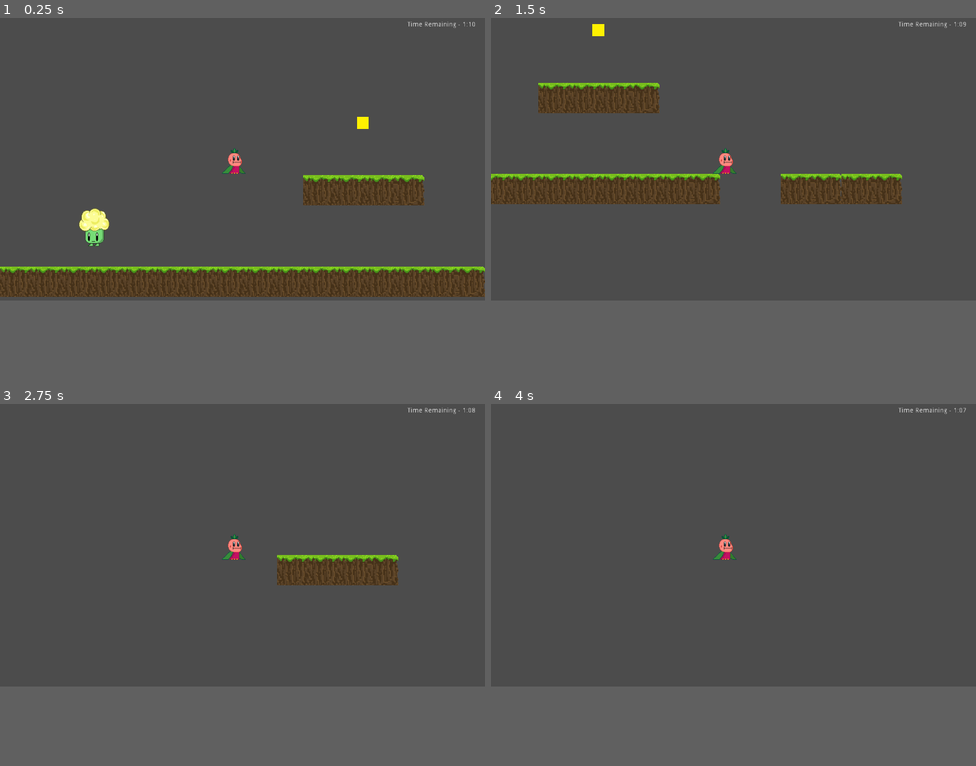
Above: before the commit, frames 1-4 (two rows, left to right).
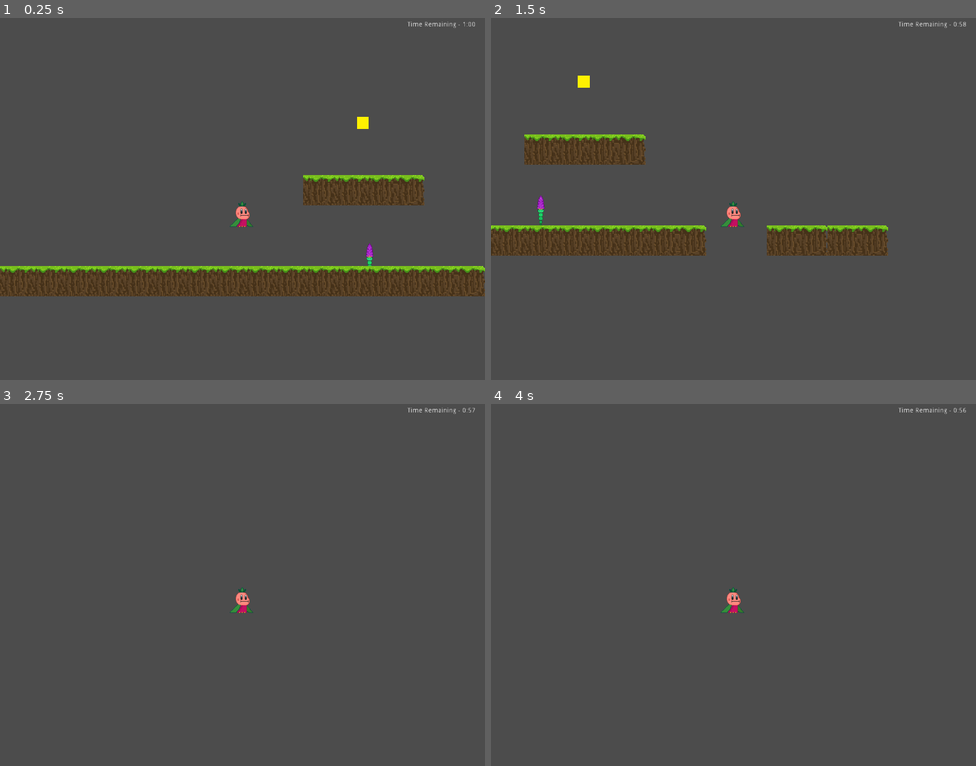
Above: after the commit, the same moments.

Repository: amaalabdi/Glib
Game: Godot game, scene res://example.tscn
Two runs of this game, one before a commit and one after it. Both use one fixed random seed, a clock stepped at 60 frames per second and the inputs below.
Inputs:
- Up to frame 1 (0.25 s): no input
- Up to frame 2 (1.5 s): hold Right (ui_right) from 0.53 s (still down); tap Up (ui_up) at 0.77 s
- Up to frame 3 (2.75 s): tap Up (ui_up) at 1.52 s; release Right (ui_right) at 2.03 s; hold Left (ui_left) from 2.03 s (still down)
- Up to frame 4 (4 s): release Left (ui_left) at 2.78 s; hold Right (ui_right) from 2.78 s (still down); tap Up (ui_up) at 3.02, 3.77 s; tap Enter at 3.5 s
In our replay, the window is 800x469 before the commit and 800x600 after it. These sizes can differ from the game's own. Grey fills any space a smaller window leaves; there, only what the larger window draws over its background counts as a difference.

The runs differ from the first frame. In frame 1, 1.3% of the frame differs, in the area x 0-100%, y 1-78%; in frame 2, 17%, in the area x 0-98%, y 1-66%; in frame 3, 2.4%; in frame 4, 0.4%.

Commit message:
Add files via upload
Added new enemy the goes underground and shoots up where the character is.

Diff:
--- /dev/null
+++ b/Glib/DelayTimer.gd
@@ -0,0 +1,3 @@
+extends Timer
+func StartDelayTimer():
+	start()
--- /dev/null
+++ b/Glib/DigTimer.gd
@@ -0,0 +1,7 @@
+extends Timer
+func startdigging():
+	wait_time = randf()
+	if(wait_time >= 0.5):
+		start()
+	else:
+		startdigging()
--- /dev/null
+++ b/Glib/DigUpTimer.gd
@@ -0,0 +1,3 @@
+extends Timer
+func startdiggingup():
+	start()
--- /dev/null
+++ b/Glib/Enemy2.gd
@@ -0,0 +1,16 @@
+extends KinematicBody2D
+var gravity = Vector2(0,1)
+var floors = Vector2(0,-1)
+signal delay
+func _physics_process(delta):
+	move_and_slide(gravity,floors)
+	if(!is_on_floor()):
+		for x in range (0,10000):
+			gravity.y += 0.0009
+	if(is_on_floor()):
+		gravity.y = 1
+func diggingup():
+	get_node("enemy2CollisionShape2D").position.y += 65
+	position.y -= 65
+	get_node("enemy2HitArea/HitAreaShape2D").set_deferred("disabled", false)
+	emit_signal("delay")
--- /dev/null
+++ b/Glib/HitAreaShape2D.gd
@@ -0,0 +1,3 @@
+extends CollisionShape2D
+func GoToPlayerHitArea():
+	position.x = get_node("../../../Glib/GlibCollisionShape2D").get_global_position().x
--- a/Glib/Label.gd
+++ b/Glib/Label.gd
@@ -1,6 +1,6 @@
 extends Label
 var count = 0
-var seconds = 10
+var seconds = 0
 var minutes = 1
 var stoptimer = 0
 var timesubtracted = 15
--- /dev/null
+++ b/Glib/enemy2CollisionShape2D.gd
@@ -0,0 +1,12 @@
+extends CollisionShape2D
+signal startdigging
+signal digging
+func entered(body):
+	if(body.get_name() == "Glib"):
+		emit_signal("startdigging")
+func dig():
+		position = Vector2(get_position().x,get_position().y - 65)
+		get_node("../enemy2HitArea/HitAreaShape2D").set_deferred("disabled", true)
+		emit_signal("digging")
+func GoToPlayerCollision():
+		position.x = get_node("../../Glib/GlibCollisionShape2D").get_global_position().x
--- /dev/null
+++ b/Glib/enemy2HitArea.gd
@@ -0,0 +1 @@
+extends Area2D
--- /dev/null
+++ b/Glib/enemy2Sprite.gd
@@ -0,0 +1,3 @@
+extends Sprite
+func GoToPlayerSprite():
+		position.x = get_node("../../Glib/GlibCollisionShape2D").get_global_position().x
--- /dev/null
+++ b/Glib/enemy2areaCollisionShape2D.gd
@@ -0,0 +1,3 @@
+extends CollisionShape2D
+func GoToPlayerAreaCollision():
+		position.x = get_node("../../../Glib/GlibCollisionShape2D").get_global_position().x
--- /dev/null
+++ b/Glib/example.gd
@@ -0,0 +1,4 @@
+extends Node2D
+func _process(delta):
+	print(get_node("Glib").get_position())
+	print(get_node("Enemy2").get_position())
--- a/Glib/example.tscn
+++ b/Glib/example.tscn
@@ -1,42 +1,197 @@
-[gd_scene load_steps=17 format=2]
-
-[ext_resource path="res://KinematicBody2D.gd" type="Script" id=1]
-[ext_resource path="res://glib_idle_1.png" type="Texture" id=2]
-[ext_resource path="res://GlibSprite.gd" type="Script" id=3]
-[ext_resource path="res://Label.gd" type="Script" id=4]
-[ext_resource path="res://Label2.gd" type="Script" id=5]
-[ext_resource path="res://InvincibilityTimer.gd" type="Script" id=6]
-[ext_resource path="res://tiles.tres" type="TileSet" id=7]
-[ext_resource path="res://Enemy1.gd" type="Script" id=8]
-[ext_resource path="res://fluff_idle_0.png" type="Texture" id=9]
-[ext_resource path="res://Item.gd" type="Script" id=10]
-[ext_resource path="res://Item.png" type="Texture" id=11]
-[ext_resource path="res://ItemSprite.gd" type="Script" id=12]
-[ext_resource path="res://ItemTimer.gd" type="Script" id=13]
+[gd_scene load_steps=30 format=2]
+
+[ext_resource path="res://Enemy2.gd" type="Script" id=1]
+[ext_resource path="res://enemy2CollisionShape2D.gd" type="Script" id=2]
+[ext_resource path="res://drill_npc_idle_1.png" type="Texture" id=3]
+[ext_resource path="res://enemy2Sprite.gd" type="Script" id=4]
+[ext_resource path="res://enemy2areaCollisionShape2D.gd" type="Script" id=5]
+[ext_resource path="res://DigTimer.gd" type="Script" id=6]
+[ext_resource path="res://DigUpTimer.gd" type="Script" id=7]
+[ext_resource path="res://DelayTimer.gd" type="Script" id=8]
+[ext_resource path="res://HitAreaShape2D.gd" type="Script" id=9]
+[ext_resource path="res://tiles.tres" type="TileSet" id=10]
+[ext_resource path="res://Enemy1.gd" type="Script" id=11]
+[ext_resource path="res://fluff_idle_0.png" type="Texture" id=12]
+[ext_resource path="res://Item.gd" type="Script" id=13]
+[ext_resource path="res://Item.png" type="Texture" id=14]
+[ext_resource path="res://ItemSprite.gd" type="Script" id=15]
+[ext_resource path="res://ItemTimer.gd" type="Script" id=16]
+[ext_resource path="res://KinematicBody2D.gd" type="Script" id=17]
+[ext_resource path="res://glib_idle_1.png" type="Texture" id=18]
+[ext_resource path="res://GlibSprite.gd" type="Script" id=19]
+[ext_resource path="res://Label.gd" type="Script" id=20]
+[ext_resource path="res://Label2.gd" type="Script" id=21]
+[ext_resource path="res://InvincibilityTimer.gd" type="Script" id=22]
 
 [sub_resource type="RectangleShape2D" id=1]
+extents = Vector2( 8.24414, 31.7089 )
+
+[sub_resource type="RectangleShape2D" id=2]
+extents = Vector2( 2230.31, 969.43 )
+
+[sub_resource type="RectangleShape2D" id=3]
+extents = Vector2( 9.93457, 31.8363 )
+
+[sub_resource type="RectangleShape2D" id=4]
 extents = Vector2( 510.72, 32.175 )
 
-[sub_resource type="RectangleShape2D" id=2]
+[sub_resource type="RectangleShape2D" id=5]
 extents = Vector2( 124.031, 32.0531 )
 
-[sub_resource type="RectangleShape2D" id=3]
+[sub_resource type="RectangleShape2D" id=6]
 extents = Vector2( 13, 13 )
 
+[sub_resource type="RectangleShape2D" id=7]
+extents = Vector2( 5.50891, 30.1562 )
+
 [node name="Node2D" type="Node2D"]
 
+[node name="Enemy2" type="KinematicBody2D" parent="."]
+collision_mask = 0
+script = ExtResource( 1 )
+
+[node name="enemy2CollisionShape2D" type="CollisionShape2D" parent="Enemy2"]
+position = Vector2( 780.341, 417.005 )
+shape = SubResource( 1 )
+script = ExtResource( 2 )
+
+[node name="enemy2Sprite" type="Sprite" parent="Enemy2"]
+position = Vector2( 778.848, 413.687 )
+scale = Vector2( 0.804495, 0.744682 )
+texture = ExtResource( 3 )
+script = ExtResource( 4 )
+
+[node name="enemy2detectionArea2D" type="Area2D" parent="Enemy2"]
+
+[node name="enemy2areaCollisionShape2D" type="CollisionShape2D" parent="Enemy2/enemy2detectionArea2D"]
+position = Vector2( 780.173, 415.116 )
+shape = SubResource( 2 )
+script = ExtResource( 5 )
+
+[node name="DigTimer" type="Timer" parent="Enemy2"]
+wait_time = 0.5
+one_shot = true
+script = ExtResource( 6 )
+
+[node name="DigUpTimer" type="Timer" parent="Enemy2"]
+wait_time = 0.2
+one_shot = true
+script = ExtResource( 7 )
+
+[node name="DelayTimer" type="Timer" parent="Enemy2"]
+one_shot = true
+script = ExtResource( 8 )
+
+[node name="enemy2HitArea" type="Area2D" parent="Enemy2"]
+
+[node name="HitAreaShape2D" type="CollisionShape2D" parent="Enemy2/enemy2HitArea"]
+position = Vector2( 782.432, 415.671 )
+shape = SubResource( 3 )
+script = ExtResource( 9 )
+
+[node name="StaticBody2D" type="StaticBody2D" parent="."]
+editor/display_folded = true
+
+[node name="CollisionShape2D" type="CollisionShape2D" parent="StaticBody2D"]
+position = Vector2( 509.209, 479.632 )
+shape = SubResource( 4 )
+
+[node name="StaticBody2D2" type="StaticBody2D" parent="."]
+editor/display_folded = true
+
+[node name="CollisionShape2D" type="CollisionShape2D" parent="StaticBody2D2"]
+position = Vector2( 767.275, 287.793 )
+shape = SubResource( 5 )
+
+[node name="StaticBody2D6" type="StaticBody2D" parent="."]
+editor/display_folded = true
+
+[node name="CollisionShape2D" type="CollisionShape2D" parent="StaticBody2D6"]
+position = Vector2( 1086.6, 991.032 )
+shape = SubResource( 5 )
+
+[node name="StaticBody2D4" type="StaticBody2D" parent="."]
+editor/display_folded = true
+
+[node name="CollisionShape2D" type="CollisionShape2D" parent="StaticBody2D4"]
+position = Vector2( -288.27, 607.469 )
+shape = SubResource( 5 )
+
+[node name="StaticBody2D5" type="StaticBody2D" parent="."]
+editor/display_folded = true
+
+[node name="CollisionShape2D" type="CollisionShape2D" parent="StaticBody2D5"]
+position = Vector2( -640.719, 479.219 )
+shape = SubResource( 5 )
+
+[node name="StaticBody2D3" type="StaticBody2D" parent="."]
+editor/display_folded = true
+
+[node name="CollisionShape2D" type="CollisionShape2D" parent="StaticBody2D3"]
+position = Vector2( 1278.02, 480.574 )
+shape = SubResource( 5 )
+
+[node name="TileMap" type="TileMap" parent="."]
+tile_set = ExtResource( 10 )
+format = 1
+tile_data = PoolIntArray( 262154, 0, 0, 262155, 0, 0, 262156, 0, 0, 524276, 0, 0, 524277, 0, 0, 524278, 0, 0, 458752, 0, 0, 458753, 0, 0, 458754, 0, 0, 458755, 0, 0, 458756, 0, 0, 458757, 0, 0, 458758, 0, 0, 458759, 0, 0, 458760, 0, 0, 458761, 0, 0, 458762, 0, 0, 458763, 0, 0, 458764, 0, 0, 458765, 0, 0, 458766, 0, 0, 458770, 0, 0, 458772, 0, 0, 655353, 0, 0, 655355, 0, 0, 655356, 0, 0, 983055, 0, 0, 983056, 0, 0, 983057, 0, 0 )
+
+[node name="Enemy1" type="KinematicBody2D" parent="."]
+editor/display_folded = true
+script = ExtResource( 11 )
+
+[node name="CollisionShape2D" type="CollisionPolygon2D" parent="Enemy1"]
+position = Vector2( -273.266, 536.758 )
+polygon = PoolVector2Array( -20.0756, -36.047, -28.2689, -15.2487, -25.1176, 0.507507, -11.8824, 38.3225, 11.4368, 38.3225, 24.6721, 1.76801, 27.8233, -15.2487, 18.3696, -36.047 )
+
+[node name="Sprite" type="Sprite" parent="Enemy1/CollisionShape2D"]
+
+[node name="Sprite" type="Sprite" parent="Enemy1"]
+position = Vector2( -276.359, 539.742 )
+texture = ExtResource( 12 )
+
+[node name="MovementTimer" type="Timer" parent="Enemy1"]
+wait_time = 3.0
+autostart = true
+
+[node name="enemy1Area2D" type="Area2D" parent="Enemy1"]
+
+[node name="CollisionPolygon2D" type="CollisionPolygon2D" parent="Enemy1/enemy1Area2D"]
+position = Vector2( -412.7, 204.123 )
+polygon = PoolVector2Array( 118.154, 325.617, 118.372, 341.292, 120.078, 357.787, 120.662, 370.356, 157.457, 369.52, 158.188, 357.787, 159.326, 338.448, 159.129, 326.872, 158.188, 295.788, 138.849, 291.238, 117.803, 295.788 )
+
+[node name="Item" type="Area2D" parent="."]
+editor/display_folded = true
+script = ExtResource( 13 )
+
+[node name="ItemCollisionShape2D" type="CollisionShape2D" parent="Item"]
+position = Vector2( 766, 145 )
+shape = SubResource( 6 )
+
+[node name="ItemSprite" type="Sprite" parent="Item"]
+position = Vector2( 766.07, 145.071 )
+scale = Vector2( 0.182594, 0.184651 )
+texture = ExtResource( 14 )
+script = ExtResource( 15 )
+
+[node name="ItemTimer" type="Timer" parent="Item"]
+wait_time = 15.0
+one_shot = true
+script = ExtResource( 16 )
+
 [node name="Glib" type="KinematicBody2D" parent="."]
-script = ExtResource( 1 )
+collision_mask = 0
+script = ExtResource( 17 )
 
 [node name="GlibCollisionShape2D" type="CollisionPolygon2D" parent="Glib"]
-position = Vector2( 496.356, 306.564 )
+position = Vector2( 513.577, 419.996 )
 polygon = PoolVector2Array( -26.3994, 24.8109, 21.7024, 25.2992, 15.6665, 10.6908, 14.4881, -0.537445, 6.90121, -17.2874, -1.1582, -27.1721, -1.3006, -27.0297, -10.1155, -19.1782, -14.9234, -3.39096, -9.91785, 7.71884 )
 
 [node name="GlibSprite" type="Sprite" parent="Glib"]
-position = Vector2( 495.15, 309.734 )
+position = Vector2( 511.326, 422.171 )
 scale = Vector2( 0.903064, 0.978567 )
-texture = ExtResource( 2 )
-script = ExtResource( 3 )
+texture = ExtResource( 18 )
+script = ExtResource( 19 )
 
 [node name="Camera2D" type="Camera2D" parent="Glib"]
 anchor_mode = 0
@@ -50,122 +205,53 @@
 margin_top = 11.0
 margin_right = 1005.0
 margin_bottom = 44.0
-script = ExtResource( 4 )
+script = ExtResource( 20 )
 
 [node name="countuptimer" type="Label" parent="Glib/Camera2D"]
 margin_left = 19.0
 margin_top = 11.0
 margin_right = 154.0
 margin_bottom = 45.0
-script = ExtResource( 5 )
+script = ExtResource( 21 )
 
 [node name="GlibArea2D" type="Area2D" parent="Glib"]
 
-[node name="GlibAreaCollisionShape2D" type="CollisionPolygon2D" parent="Glib/GlibArea2D"]
-position = Vector2( 494.238, 304.326 )
-polygon = PoolVector2Array( -25.3969, 28.0512, 25.2871, 28.1672, 17.7161, 12.7648, 16.7394, 1.89917, 8.82047, -14.2384, 0.857849, -27.8961, -7.46939, -14.8531, -7.77676, -14.8531, -13.5379, -0.908813, -8.77655, 9.95685 )
+[node name="CollisionShape2D" type="CollisionShape2D" parent="Glib/GlibArea2D"]
+position = Vector2( 511.912, 418.115 )
+shape = SubResource( 7 )
 
 [node name="InvincibilityTimer" type="Timer" parent="Glib"]
 wait_time = 2.0
 one_shot = true
-script = ExtResource( 6 )
-
-[node name="StaticBody2D" type="StaticBody2D" parent="."]
-
-[node name="CollisionShape2D" type="CollisionShape2D" parent="StaticBody2D"]
-position = Vector2( 509.209, 479.632 )
-shape = SubResource( 1 )
-
-[node name="StaticBody2D2" type="StaticBody2D" parent="."]
-editor/display_folded = true
-
-[node name="CollisionShape2D" type="CollisionShape2D" parent="StaticBody2D2"]
-position = Vector2( 767.275, 287.793 )
-shape = SubResource( 2 )
-
-[node name="StaticBody2D6" type="StaticBody2D" parent="."]
-editor/display_folded = true
-
-[node name="CollisionShape2D" type="CollisionShape2D" parent="StaticBody2D6"]
-position = Vector2( 1086.6, 991.032 )
-shape = SubResource( 2 )
-
-[node name="StaticBody2D4" type="StaticBody2D" parent="."]
-editor/display_folded = true
-
-[node name="CollisionShape2D" type="CollisionShape2D" parent="StaticBody2D4"]
-position = Vector2( -288.27, 607.469 )
-shape = SubResource( 2 )
-
-[node name="StaticBody2D5" type="StaticBody2D" parent="."]
-editor/display_folded = true
-
-[node name="CollisionShape2D" type="CollisionShape2D" parent="StaticBody2D5"]
-position = Vector2( -640.719, 479.219 )
-shape = SubResource( 2 )
-
-[node name="StaticBody2D3" type="StaticBody2D" parent="."]
-editor/display_folded = true
-
-[node name="CollisionShape2D" type="CollisionShape2D" parent="StaticBody2D3"]
-position = Vector2( 1278.02, 480.574 )
-shape = SubResource( 2 )
-
-[node name="TileMap" type="TileMap" parent="."]
-tile_set = ExtResource( 7 )
-format = 1
-tile_data = PoolIntArray( 262154, 0, 0, 262155, 0, 0, 262156, 0, 0, 524276, 0, 0, 524277, 0, 0, 524278, 0, 0, 458752, 0, 0, 458753, 0, 0, 458754, 0, 0, 458755, 0, 0, 458756, 0, 0, 458757, 0, 0, 458758, 0, 0, 458759, 0, 0, 458760, 0, 0, 458761, 0, 0, 458762, 0, 0, 458763, 0, 0, 458764, 0, 0, 458765, 0, 0, 458766, 0, 0, 458770, 0, 0, 458772, 0, 0, 655353, 0, 0, 655355, 0, 0, 655356, 0, 0, 983055, 0, 0, 983056, 0, 0, 983057, 0, 0 )
-
-[node name="Enemy1" type="KinematicBody2D" parent="."]
-script = ExtResource( 8 )
-
-[node name="CollisionShape2D" type="CollisionPolygon2D" parent="Enemy1"]
-position = Vector2( 139.511, 331.626 )
-polygon = PoolVector2Array( -20.0756, -36.047, -28.2689, -15.2487, -25.1176, 0.507507, -11.8824, 38.3225, 11.4368, 38.3225, 24.6721, 1.76801, 27.8233, -15.2487, 18.3696, -36.047 )
-
-[node name="Sprite" type="Sprite" parent="Enemy1"]
-position = Vector2( 136.858, 335.463 )
-texture = ExtResource( 9 )
-
-[node name="MovementTimer" type="Timer" parent="Enemy1"]
-wait_time = 3.0
-autostart = true
-
-[node name="enemy1Area2D" type="Area2D" parent="Enemy1"]
-
-[node name="CollisionPolygon2D" type="CollisionPolygon2D" parent="Enemy1/enemy1Area2D"]
-polygon = PoolVector2Array( 118.154, 325.617, 118.372, 341.292, 120.078, 357.787, 120.662, 370.356, 157.457, 369.52, 158.188, 357.787, 159.326, 338.448, 159.129, 326.872, 158.188, 295.788, 138.849, 291.238, 117.803, 295.788 )
-
-[node name="Item" type="Area2D" parent="."]
-script = ExtResource( 10 )
-
-[node name="ItemCollisionShape2D" type="CollisionShape2D" parent="Item"]
-position = Vector2( 766, 145 )
-shape = SubResource( 3 )
-
-[node name="ItemSprite" type="Sprite" parent="Item"]
-position = Vector2( 766.07, 145.071 )
-scale = Vector2( 0.182594, 0.184651 )
-texture = ExtResource( 11 )
-script = ExtResource( 12 )
-
-[node name="ItemTimer" type="Timer" parent="Item"]
-wait_time = 15.0
-one_shot = true
-script = ExtResource( 13 )
-[connection signal="TimesUp" from="Glib/Camera2D/countdowntimer" to="Glib/Camera2D/countuptimer" method="TimerUp"]
-[connection signal="body_entered" from="Glib/GlibArea2D" to="Glib" method="knockback"]
-[connection signal="body_entered" from="Glib/GlibArea2D" to="Glib" method="bumped"]
-[connection signal="timeout" from="Glib/InvincibilityTimer" to="Glib/GlibSprite" method="StopInvincibilityFlashing"]
-[connection signal="timeout" from="Glib/InvincibilityTimer" to="Glib/Camera2D/countdowntimer" method="resettimesubtracted"]
+script = ExtResource( 22 )
+[connection signal="delay" from="Enemy2" to="Enemy2/DelayTimer" method="StartDelayTimer"]
+[connection signal="digging" from="Enemy2/enemy2CollisionShape2D" to="Enemy2/DigTimer" method="startdigging"]
+[connection signal="startdigging" from="Enemy2/enemy2CollisionShape2D" to="Enemy2/enemy2CollisionShape2D" method="dig"]
+[connection signal="body_entered" from="Enemy2/enemy2detectionArea2D" to="Enemy2/enemy2CollisionShape2D" method="entered"]
+[connection signal="timeout" from="Enemy2/DigTimer" to="Enemy2/enemy2Sprite" method="GoToPlayerSprite"]
+[connection signal="timeout" from="Enemy2/DigTimer" to="Enemy2/enemy2HitArea/HitAreaShape2D" method="GoToPlayerHitArea"]
+[connection signal="timeout" from="Enemy2/DigTimer" to="Enemy2/enemy2CollisionShape2D" method="GoToPlayerCollision"]
+[connection signal="timeout" from="Enemy2/DigTimer" to="Enemy2/enemy2detectionArea2D/enemy2areaCollisionShape2D" method="GoToPlayerAreaCollision"]
+[connection signal="timeout" from="Enemy2/DigTimer" to="Enemy2/DigUpTimer" method="startdiggingup"]
+[connection signal="timeout" from="Enemy2/DigUpTimer" to="Enemy2" method="diggingup"]
+[connection signal="timeout" from="Enemy2/DelayTimer" to="Enemy2/enemy2CollisionShape2D" method="dig"]
+[connection signal="body_entered" from="Enemy2/enemy2HitArea" to="Glib/Camera2D/countdowntimer" method="taketime"]
+[connection signal="body_entered" from="Enemy2/enemy2HitArea" to="Glib/InvincibilityTimer" method="starttimer"]
+[connection signal="body_entered" from="Enemy2/enemy2HitArea" to="Glib" method="knockback"]
+[connection signal="body_entered" from="Enemy2/enemy2HitArea" to="Glib/GlibSprite" method="InvincibilityFlashing"]
 [connection signal="timeout" from="Enemy1/MovementTimer" to="Enemy1" method="turn"]
-[connection signal="body_entered" from="Enemy1/enemy1Area2D" to="Glib/GlibSprite" method="InvincibilityFlashing"]
-[connection signal="body_entered" from="Enemy1/enemy1Area2D" to="Glib" method="knockback"]
 [connection signal="body_entered" from="Enemy1/enemy1Area2D" to="Glib/Camera2D/countdowntimer" method="taketime"]
 [connection signal="body_entered" from="Enemy1/enemy1Area2D" to="Glib/InvincibilityTimer" method="starttimer"]
+[connection signal="body_entered" from="Enemy1/enemy1Area2D" to="Glib" method="knockback"]
+[connection signal="body_entered" from="Enemy1/enemy1Area2D" to="Glib/GlibSprite" method="InvincibilityFlashing"]
 [connection signal="body_entered" from="Item" to="Item/ItemSprite" method="hideitem"]
 [connection signal="body_entered" from="Item" to="Item" method="disable"]
 [connection signal="body_entered" from="Item" to="Glib/Camera2D/countdowntimer" method="addtime"]
 [connection signal="body_entered" from="Item" to="Item/ItemTimer" method="starttimer"]
 [connection signal="timeout" from="Item/ItemTimer" to="Item/ItemSprite" method="unhideitem"]
 [connection signal="timeout" from="Item/ItemTimer" to="Item" method="enable"]
+[connection signal="TimesUp" from="Glib/Camera2D/countdowntimer" to="Glib/Camera2D/countuptimer" method="TimerUp"]
+[connection signal="body_entered" from="Glib/GlibArea2D" to="Glib" method="knockback"]
+[connection signal="body_entered" from="Glib/GlibArea2D" to="Glib" method="bumped"]
+[connection signal="timeout" from="Glib/InvincibilityTimer" to="Glib/Camera2D/countdowntimer" method="resettimesubtracted"]
+[connection signal="timeout" from="Glib/InvincibilityTimer" to="Glib/GlibSprite" method="StopInvincibilityFlashing"]
--- a/Glib/project.godot
+++ b/Glib/project.godot
@@ -21,6 +21,7 @@
 
 [display]
 
+window/size/height=768
 window/stretch/mode="2d"
 
 [rendering]
Binary file added: Glib/drill_npc_gif.gif
Binary file added: Glib/drill_npc_idle_1.png
Not shown, added: Glib/drill_npc_idle_1.png.import
